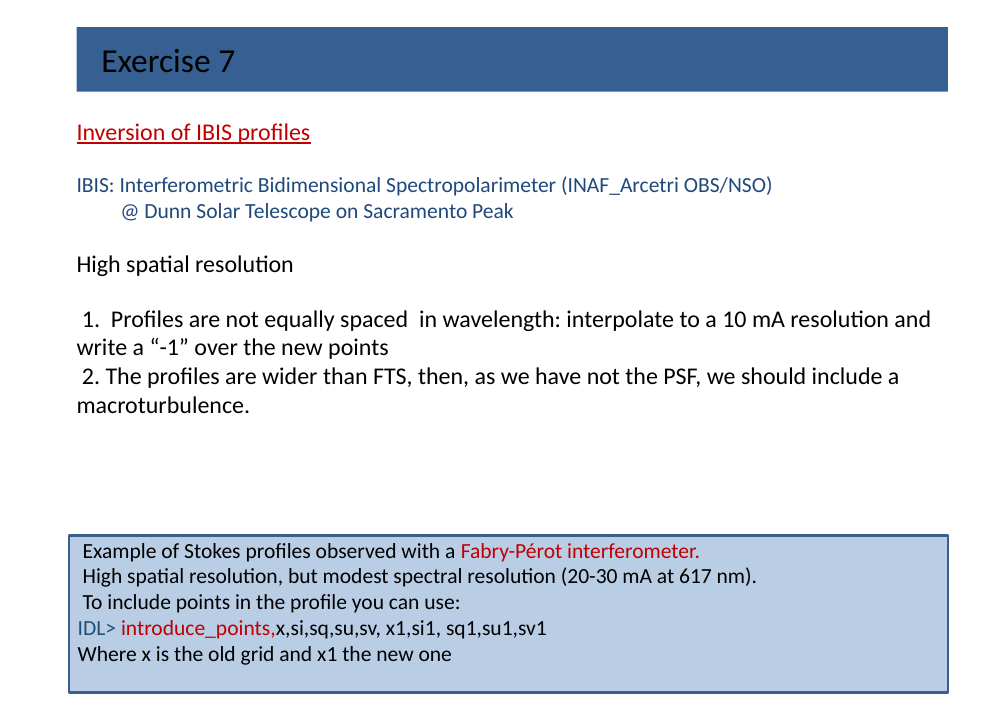
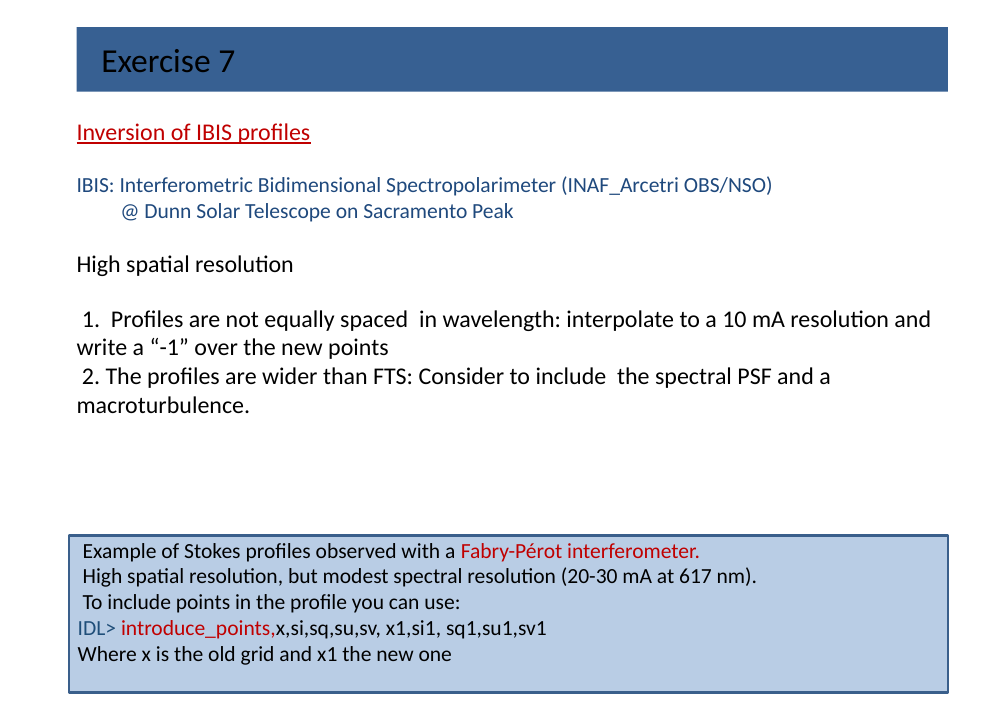
Before and after one commit to BasilioRuiz/SIR-course, a slide deck: slide 14 of SIR_exercises/SIR__exercises.pptx. Drawn at 1008x712 pixels with LibreOffice and Linux fonts; fonts in the diff are those of the drawing. Boxes give left, top, right and bottom in pixels: in the first picture for what was removed or moved away, otherwise in the second. Text is boxed around its words. In the diff, an @@ line names an element or a change of style, - is before the commit and + after.

```diff
--- a/SIR_exercises/SIR__exercises.pptx
+++ b/SIR_exercises/SIR__exercises.pptx
@@ text at [77, 367, 830, 413]: text changed @@
-2. The profiles are wider than FTS, then, as we have not the PSF, we should include a macroturbulence.
+2. The profiles are wider than FTS: Consider to include the spectral PSF and a macroturbulence.
```
Also in this commit, not shown: 1 other file.
